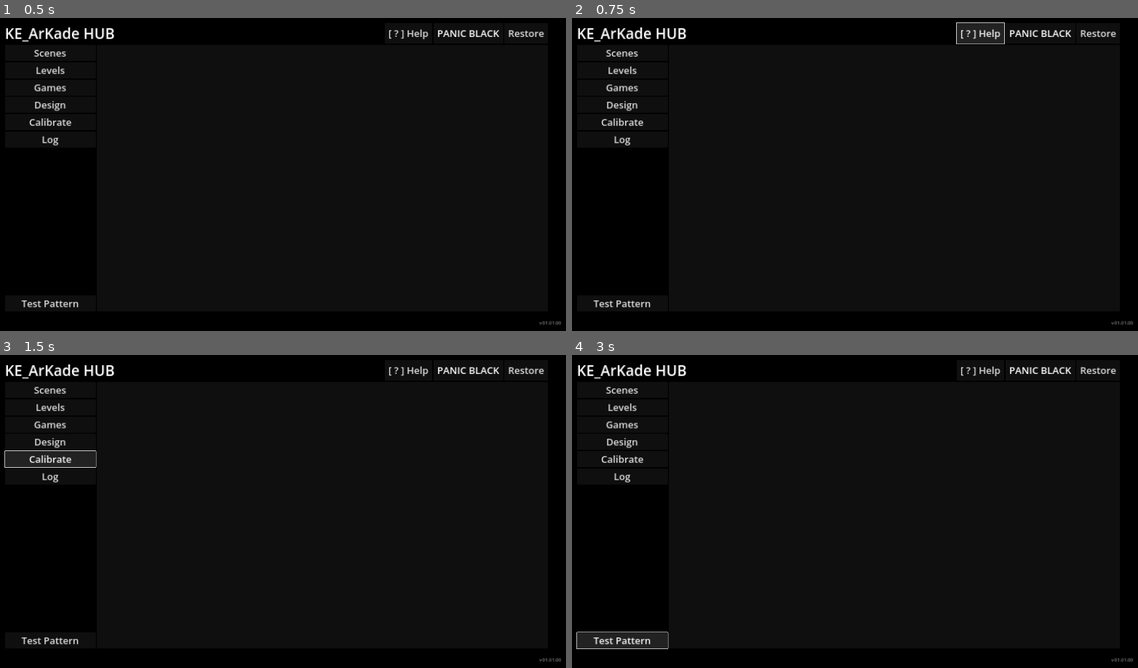
Above: before the commit, frames 1-4 (two rows, left to right).
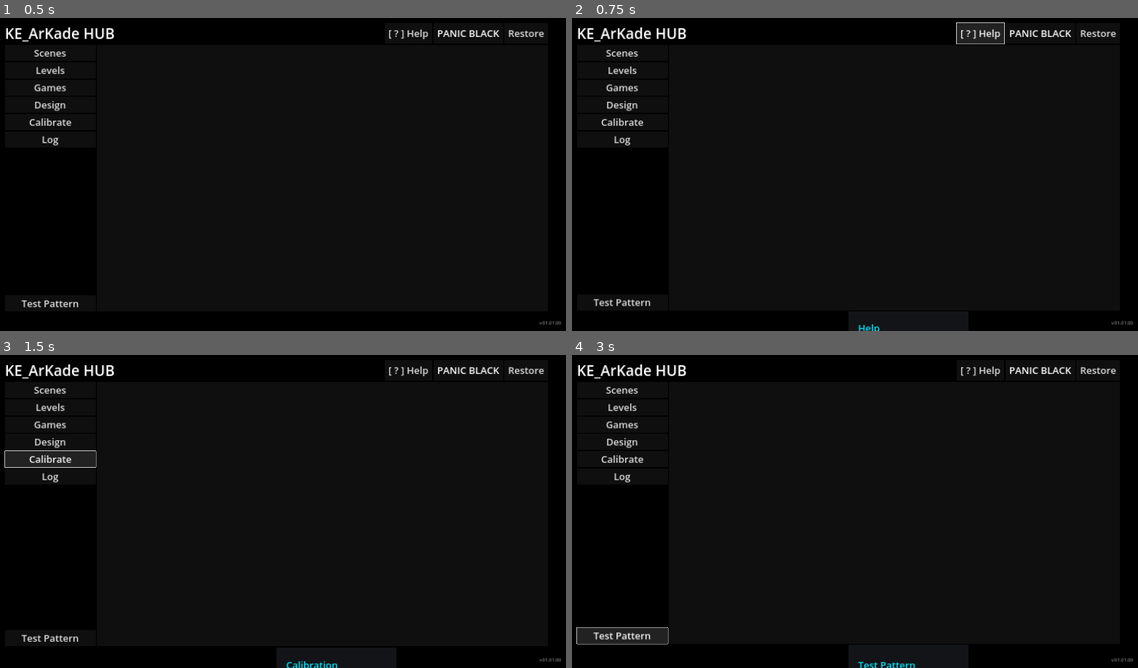
Above: after the commit, the same moments.

Repository: kkoonnss/KE_ArKade
Game: Godot game, scene res://main.tscn
The game is run twice, just before and just after one commit, with the same random seed, the same clock (stepped at 60 frames per second) and the same inputs.
Inputs:
- Up to frame 1 (0.5 s): no input
- Up to frame 2 (0.75 s): click "[ ? ] Help" at 0.5 s
- Up to frame 3 (1.5 s): click "Calibrate" at 1.25 s
- Up to frame 4 (3 s): click "Log" at 2 s; click "Test Pattern" at 2.75 s

Frame 1 is identical in both runs. In frame 2, 0.2% of the frame differs, in the area x 3-55%, y 89-100%; in frame 3, 0.3%; in frame 4, 0.9%, in the area x 0-61%, y 86-100%.

Commit message:
hub: Add --ipc arg to game launch and wire up nav buttons

Diff:
--- a/app/hub/main.gd
+++ b/app/hub/main.gd
@@ -12,6 +12,7 @@
 var last_known_cartridge = ""
 
 var current_scene = ""
+var ipc_log_lines = []
 var viewing_levels = false
 var last_launch_time = 0.0
 var color_black = Color(0, 0, 0, 1)
@@ -62,7 +63,9 @@
 
 	init_styling()
 	load_favorites()
-	if launcher: launcher.cartridge_exited.connect(_on_cartridge_exited)
+	if launcher:
+		launcher.cartridge_exited.connect(_on_cartridge_exited)
+		launcher.ipc_log.connect(_on_ipc_log)
 
 	panic_overlay.visible = false
 	if panic_btn: panic_btn.pressed.connect(_on_panic_pressed)
@@ -75,6 +78,9 @@
 	if nav.has_node("DesignBtn"): nav.get_node("DesignBtn").pressed.connect(_on_design_nav_pressed)
 	if nav.has_node("CalibrateBtn"): nav.get_node("CalibrateBtn").pressed.connect(_on_launch_calibration_tool)
 	if nav.has_node("TestPatternBtn"): nav.get_node("TestPatternBtn").pressed.connect(_on_test_pattern_pressed)
+	if nav.has_node("ServiceBtn"): nav.get_node("ServiceBtn").pressed.connect(_on_log_pressed)
+	var topbar = $UI/TopBar
+	if topbar and topbar.has_node("HelpBtn"): topbar.get_node("HelpBtn").pressed.connect(_on_help_pressed)
 
 	if nav.has_node("SortFavBtn"): nav.get_node("SortFavBtn").toggled.connect(_on_sort_favorites_toggled)
 
@@ -240,7 +246,7 @@
 	var cart_dir = base_dir.path_join("content/cartridges").path_join(cart_id)
 
 	var launch_cmd = "Godot_v4.3-stable_win64.exe"
-	var args_template = "--path \"" + cart_dir + "\" --scene \"" + scene_dir + "\" --level \"" + level_dir + "\""
+	var args_template = "--path \"" + cart_dir + "\" -- --scene \"" + scene_dir + "\" --level \"" + level_dir + "\" --ipc <socket>"
 
 	if launcher:
 		launcher.launch(launch_cmd, args_template, scene_dir, level_dir)
@@ -271,11 +277,68 @@
 	var design = load("res://design_screen.tscn").instantiate()
 	$UI/Content/MainPanel.add_child(design)
 
+func _on_ipc_log(msg: String):
+	ipc_log_lines.append(msg)
+	if ipc_log_lines.size() > 50:
+		ipc_log_lines.pop_front()
+
+func _show_placeholder_overlay(title_text: String, content_text: String = "Coming soon"):
+	var overlay = ColorRect.new()
+	overlay.color = Color(0, 0, 0, 0.8)
+	overlay.set_anchors_preset(Control.PRESET_FULL_RECT)
+
+	var panel = PanelContainer.new()
+	var style = StyleBoxFlat.new()
+	style.bg_color = color_surface2
+	style.border_width_bottom = 2
+	style.border_color = color_cyan
+	style.content_margin_left = 32
+	style.content_margin_right = 32
+	style.content_margin_top = 32
+	style.content_margin_bottom = 32
+	panel.add_theme_stylebox_override("panel", style)
+	panel.set_anchors_preset(Control.PRESET_CENTER)
+
+	var vbox = VBoxContainer.new()
+	vbox.add_theme_constant_override("separation", 24)
+
+	var title = Label.new()
+	title.text = title_text
+	title.add_theme_font_size_override("font_size", 32)
+	title.add_theme_color_override("font_color", color_cyan)
+	vbox.add_child(title)
+
+	var content = Label.new()
+	content.text = content_text
+	content.add_theme_font_size_override("font_size", 20)
+	vbox.add_child(content)
+
+	var close_btn = Button.new()
+	close_btn.text = "Close"
+	close_btn.custom_minimum_size = Vector2(120, 48)
+	close_btn.add_theme_font_size_override("font_size", 20)
+	close_btn.pressed.connect(func(): overlay.queue_free())
+	vbox.add_child(close_btn)
+
+	panel.add_child(vbox)
+	overlay.add_child(panel)
+
+	$UI.add_child(overlay)
+
 func _on_launch_calibration_tool():
-	pass
+	_show_placeholder_overlay("Calibration", "Calibration tool coming soon.")
 
 func _on_test_pattern_pressed():
-	pass
+	_show_placeholder_overlay("Test Pattern", "Test patterns coming soon.")
+
+func _on_log_pressed():
+	var log_text = "\n".join(ipc_log_lines)
+	if log_text == "": log_text = "No logs yet."
+	_show_placeholder_overlay("IPC Log", log_text)
+
+func _on_help_pressed():
+	var help_text = "Nav buttons:\n\n- Scenes: Pick a background scene.\n- Levels: Pick a level variation.\n- Games: Pick a game to launch.\n- Design: Edit palettes/thumbnails.\n- Calibrate: Coming soon.\n- Log: View IPC logs."
+	_show_placeholder_overlay("Help", help_text)
 
 func parse_simple_yaml(path: String) -> Dictionary:
 	return {}
